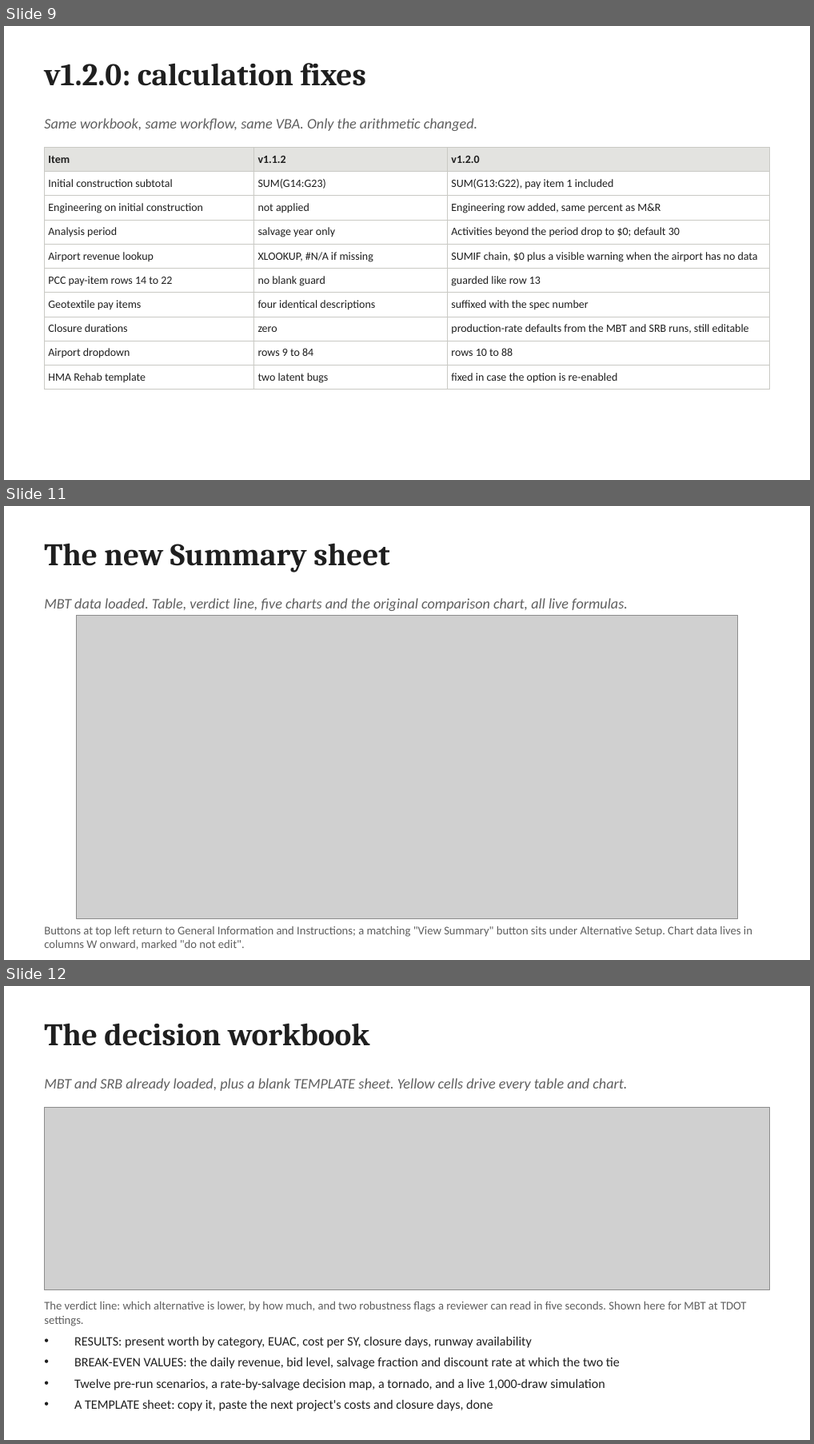
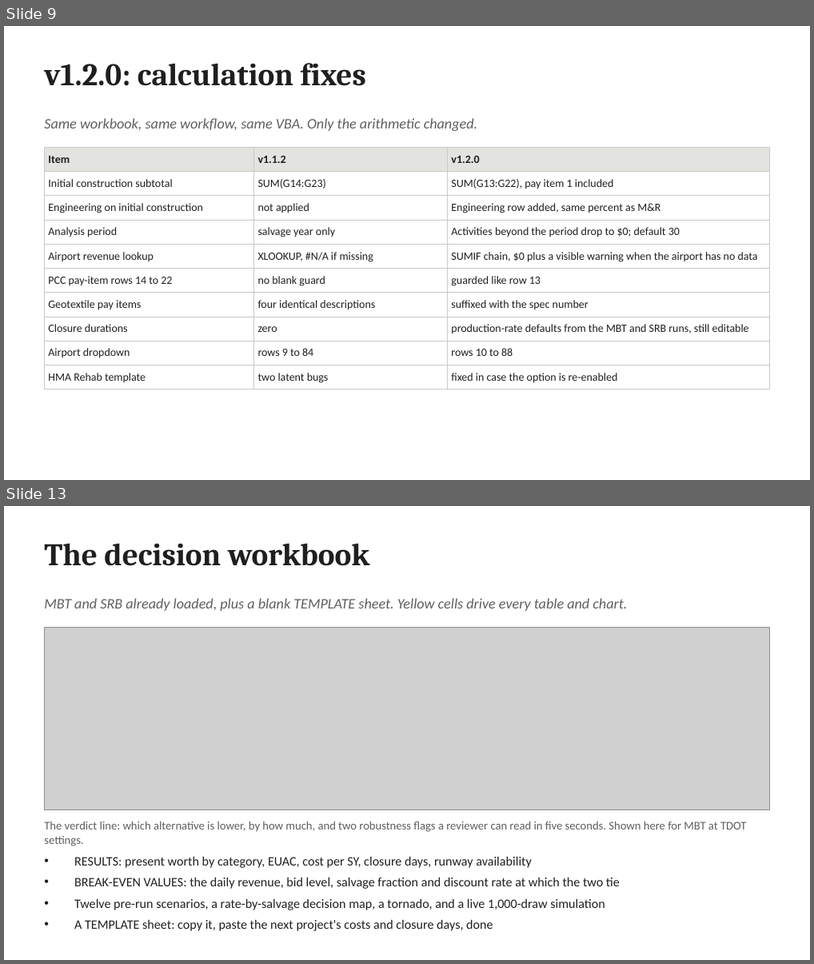
Before and after one commit to JosephD130/lcca-dashboard, a slide deck: tdot-lcca/TDOT_LCCA_Review_and_v1.2.0_Update.pptx. Shown one above the other, each under a label of ours: slides 9, 11 and 12 before the commit, slides 9 and 13 after it; the slides between them are not shown. The pictures are 814x1444 and 814x964 pixels, drawn with LibreOffice and Linux fonts; fonts in the diff are those of the drawing; grey boxes stand for pictures. Boxes give left, top, right and bottom in pixels: in the first picture for what was removed or moved away, otherwise in the second. Text is boxed around its words. In the diff, an @@ line names an element or a change of style, - is before the commit and + after.

```diff
--- a/tdot-lcca/TDOT_LCCA_Review_and_v1.2.0_Update.pptx
+++ b/tdot-lcca/TDOT_LCCA_Review_and_v1.2.0_Update.pptx
@@ slide 11 removed at [4, 506, 810, 960], background #FFFFFF @@
@@ text removed at [44, 543, 390, 572] @@
-The new Summary sheet
@@ text removed at [44, 598, 628, 611] @@
-MBT data loaded. Table, verdict line, five charts and the original comparison chart, all live formulas.
@@ picture removed at [77, 615, 738, 918] @@
@@ text removed at [44, 926, 753, 949] @@
-Buttons at top left return to General Information and Instructions; a matching "View Summary" button sits under Alternative Setup. Chart data lives in columns W onward, marked "do not edit".
@@ what was slide 12 is now slide 13 @@
```
Also in this commit, not shown: 4 slides changed, 2 slides added, 22 other files.
